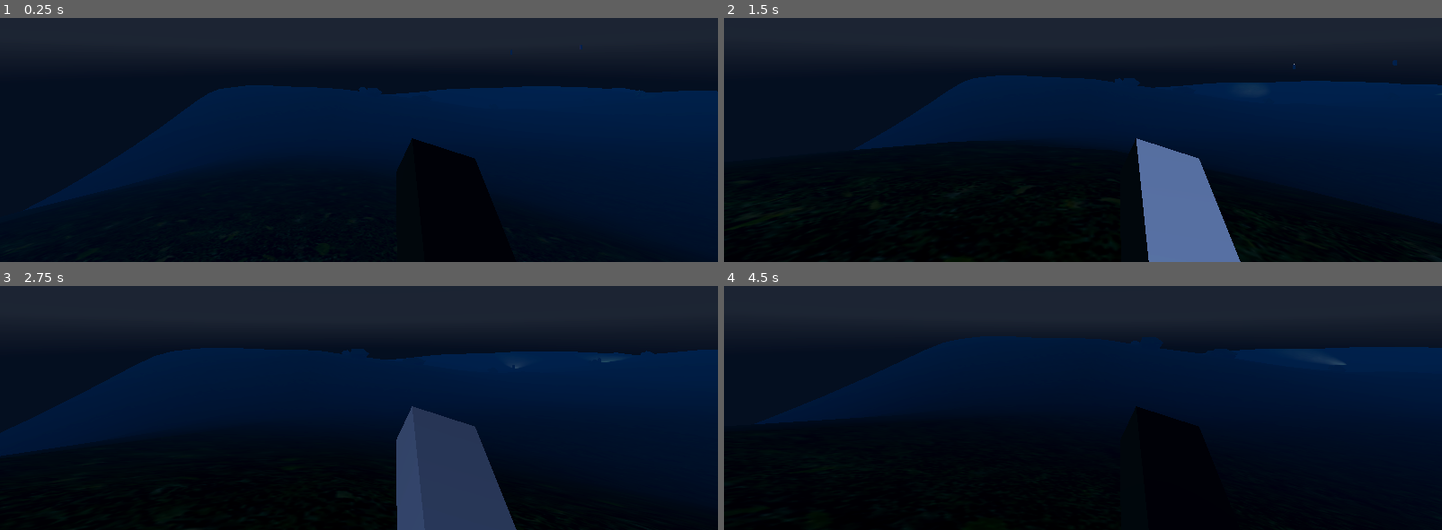
Above: before the commit, frames 1-4 (two rows, left to right).
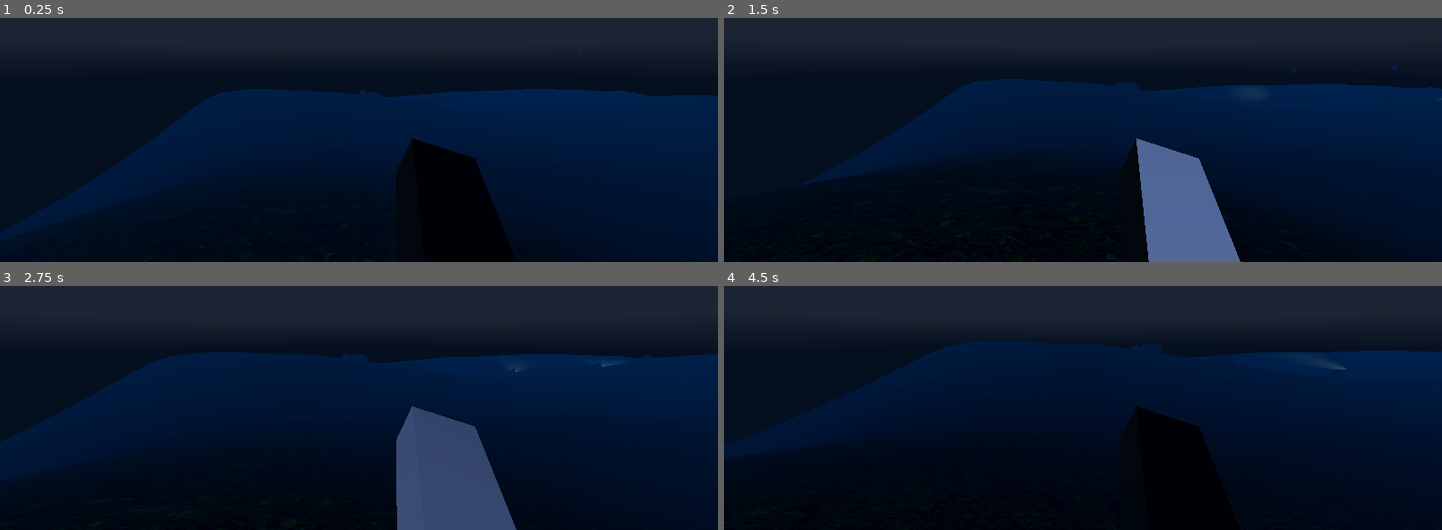
Above: after the commit, the same moments.

Repository: ChrisY03/gavinwadenew
Game: Godot game, scene res://Scenes/ChrisScene.tscn
Same seed, same stepped clock (60 frames per second), same inputs: the game is played once before the commit and once after it. A sky picture missing from this copy of the repository is replaced by a grey-blue gradient.
Inputs (mouse positions are in pixels of both pictures, inside the frame that each line leads up to):
- Up to frame 1 (0.25 s): no input
- Up to frame 2 (1.5 s): move the mouse to (1118, 59) at 0.52 s; hold W (move_forward) from 0.53 s (still down); tap E (whistle, bound only after the commit) at 0.6, 1.35 s; tap Space (jump) at 0.77 s; move the mouse to (1047, 61) at 1.27 s
- Up to frame 3 (2.75 s): keep holding W (move_forward); tap Space (jump) at 1.52 s; move the mouse to (373, 322) at 2.02 s; tap E (whistle, bound only after the commit) at 2.1 s
- Up to frame 4 (4.5 s): keep holding W (move_forward); move the mouse to (1075, 334) at 2.77 s; tap E (whistle, bound only after the commit) at 2.85, 3.6, 4.35 s; tap Space (jump) at 3.02, 3.77 s; move the mouse to (1133, 332) at 3.52 s; move the mouse to (1025, 322) at 4.27 s

The runs differ from the first frame. In frame 1, 2.7% of the frame differs, in the area x 0-100%, y 11-92%; in frame 2, 3.9%, in the area x 9-100%, y 17-95%; in frame 3, 3.3%; in frame 4, 3.3%.
Error after the commit: Invalid call. Nonexistent function 'bump_heat' in base 'Node (sectorizer.gd)'. (res://scripts/AIDirector.gd:44)

Commit message:
Add player concealment and noise systems
Introduces PlayerConcealment and PlayerNoise scripts to handle player visibility and sound generation. Concealment areas are added to bush assets, and input actions for sprinting and whistling are configured. GuardController and AIDirector are updated to respond to noise events, supporting stealth gameplay mechanics.

Diff:
--- /dev/null
+++ b/ai_demo/assets/PlayerConcealment.gd
@@ -0,0 +1,16 @@
+# PlayerConcealment.gd (attach to player root)
+extends Node3D
+
+var concealment_stack: int = 0
+var concealment_factor: float = 0.0   # 0.0 = none, 1.0 = fully concealed
+var _factors: Array[float] = []
+
+func enter_concealment(f: float) -> void:
+	_factors.append(f)
+	concealment_stack += 1
+	concealment_factor = _factors.max() if _factors.size() > 0 else 0.0
+
+func exit_concealment(f: float) -> void:
+	_factors.erase(f)
+	concealment_stack = max(0, concealment_stack - 1)
+	concealment_factor = _factors.max() if _factors.size() > 0 else 0.0
--- a/ai_demo/assets/bush.tscn
+++ b/ai_demo/assets/bush.tscn
@@ -1,6 +1,7 @@
-[gd_scene load_steps=4 format=3 uid="uid://ds1tf50mh0sxp"]
+[gd_scene load_steps=6 format=3 uid="uid://ds1tf50mh0sxp"]
 
 [ext_resource type="Texture2D" uid="uid://dc7crcuj4knam" path="res://assets/PSX_Seamless_WildForestGrass_128px.png" id="1_ntfhk"]
+[ext_resource type="Script" uid="uid://cmyrg4byefa1q" path="res://scripts/ConcealmentArea.gd" id="2_plhp5"]
 
 [sub_resource type="StandardMaterial3D" id="StandardMaterial3D_iq27n"]
 albedo_texture = ExtResource("1_ntfhk")
@@ -8,12 +9,10 @@
 [sub_resource type="BoxMesh" id="BoxMesh_xlu8g"]
 size = Vector3(2, 2, 1.5)
 
-[node name="Bush" type="Node3D"]
+[sub_resource type="BoxShape3D" id="BoxShape3D_brejn"]
+size = Vector3(3.118927, 1.8134766, 2.779541)
 
-[node name="MeshInstance3D" type="MeshInstance3D" parent="."]
-transform = Transform3D(0.365956, 0.279238, -0.887751, -0.606613, 0.794997, 0, 0.70576, 0.538521, 0.460324, 0, 0.155569, 0)
-material_overlay = SubResource("StandardMaterial3D_iq27n")
-mesh = SubResource("BoxMesh_xlu8g")
+[node name="Bush" type="Node3D" groups=["concel"]]
 
 [node name="MeshInstance3D4" type="MeshInstance3D" parent="."]
 transform = Transform3D(0.447393, 0.127685, -1.30093, -0.42718, 0.431449, 0.207969, 1.0569, 0.120333, 0.634749, 0, 0.155569, -0.795265)
@@ -29,3 +28,20 @@
 transform = Transform3D(-0.588033, -0.517442, -0.86678, -0.923012, -0.0206659, 0.704299, -0.323421, 0.999776, -0.434051, 0.165118, 0.110766, -0.484125)
 material_overlay = SubResource("StandardMaterial3D_iq27n")
 mesh = SubResource("BoxMesh_xlu8g")
+
+[node name="MeshInstance3D" type="MeshInstance3D" parent="."]
+transform = Transform3D(0.365956, 0.279238, -0.887751, -0.606613, 0.794997, 0, 0.70576, 0.538521, 0.460324, 0, 0.155569, 0)
+material_overlay = SubResource("StandardMaterial3D_iq27n")
+mesh = SubResource("BoxMesh_xlu8g")
+
+[node name="Area3D" type="Area3D" parent="." groups=["concel"]]
+transform = Transform3D(1, -1.4901161e-08, 2.9802322e-08, -2.9802322e-08, 1, 0, 0, -5.9604645e-08, 1.0000001, 0, -1.4901161e-08, 7.450581e-09)
+collision_layer = 128
+script = ExtResource("2_plhp5")
+
+[node name="CollisionShape3D" type="CollisionShape3D" parent="Area3D"]
+transform = Transform3D(1, -2.1175824e-22, 0, 0, 1, 0, 0, 0, 1, 0.40376282, 0.5864258, -0.8897704)
+shape = SubResource("BoxShape3D_brejn")
+
+[connection signal="area_entered" from="Area3D" to="Area3D" method="_on_area_entered"]
+[connection signal="area_exited" from="Area3D" to="Area3D" method="_on_area_exited"]
--- a/ai_demo/assets/guard.tscn
+++ b/ai_demo/assets/guard.tscn
@@ -57,6 +57,12 @@
 transform = Transform3D(1, 0, 0, 0, 1, 0, 0, 0, 1, 0, 0.596743, -0.936384)
 script = ExtResource("3_agl3b")
 
+[node name="Sign" type="Label3D" parent="Facing"]
+transform = Transform3D(1, 0, 0, 0, 1, 0, 0, 0, 1, 0, 1.3783088, 0)
+billboard = 1
+font_size = 96
+outline_size = 2
+
 [node name="Perception" type="Node3D" parent="."]
 script = ExtResource("3_lngpj")
 
--- a/ai_demo/assets/player.tscn
+++ b/ai_demo/assets/player.tscn
@@ -1,6 +1,8 @@
-[gd_scene load_steps=4 format=3 uid="uid://dts1rqcw4f4af"]
+[gd_scene load_steps=6 format=3 uid="uid://dts1rqcw4f4af"]
 
+[ext_resource type="Script" uid="uid://7avtnjfcwo82" path="res://assets/PlayerConcealment.gd" id="1_674bt"]
 [ext_resource type="Script" uid="uid://bfbthps3w0mrr" path="res://scripts/player_move.gd" id="1_lq7p7"]
+[ext_resource type="Script" uid="uid://x64ww5obhtjh" path="res://scripts/PlayerNoise.gd" id="3_insbl"]
 
 [sub_resource type="CapsuleShape3D" id="CapsuleShape3D_p3dfa"]
 radius = 0.338273
@@ -9,18 +11,17 @@
 [sub_resource type="BoxMesh" id="BoxMesh_d2t03"]
 
 [node name="Player" type="Node3D"]
-transform = Transform3D(1, 0, 0, 0, 1, 0, 0, 0, 1, 0, 0.703144, 0)
+script = ExtResource("1_674bt")
 
 [node name="CharacterBody3D" type="CharacterBody3D" parent="."]
 motion_mode = 1
 script = ExtResource("1_lq7p7")
-eye_height = 0.0
 
 [node name="CollisionShape3D" type="CollisionShape3D" parent="CharacterBody3D"]
 shape = SubResource("CapsuleShape3D_p3dfa")
 
 [node name="Yaw" type="Node3D" parent="CharacterBody3D"]
-transform = Transform3D(1, 0, 0, 0, 1, 0, 0, 0, 1, 0, 0.352988, 0)
+transform = Transform3D(1, 0, 0, 0, 1, 0, 0, 0, 1, 0, 0.23988414, 0)
 
 [node name="Pitch" type="Node3D" parent="CharacterBody3D/Yaw"]
 
@@ -30,3 +31,7 @@
 transform = Transform3D(0.145348, 0.0314287, -0.0527298, -0.0469181, 0.0973632, -0.163352, 0, 0.0427322, 0.410972, 0.153237, -0.333401, -0.433792)
 mesh = SubResource("BoxMesh_d2t03")
 skeleton = NodePath("../../../../..")
+
+[node name="PlayerNoise" type="Node3D" parent="." node_paths=PackedStringArray("player_body")]
+script = ExtResource("3_insbl")
+player_body = NodePath("../CharacterBody3D")
--- a/ai_demo/assets/wide_bush.tscn
+++ b/ai_demo/assets/wide_bush.tscn
@@ -2,7 +2,7 @@
 
 [ext_resource type="PackedScene" uid="uid://ds1tf50mh0sxp" path="res://assets/bush.tscn" id="1_8qbjm"]
 
-[node name="Wide Bush" type="Node3D"]
+[node name="Wide Bush" type="Node3D" groups=["concel"]]
 
 [node name="Bush" parent="." instance=ExtResource("1_8qbjm")]
 transform = Transform3D(2.3, 0, 0, 0, 1.2, 0, 0, 0, 1.2, 0, 0, 0)
--- a/ai_demo/project.godot
+++ b/ai_demo/project.godot
@@ -38,6 +38,7 @@
 
 player=""
 guards=""
+concel=""
 
 [input]
 
@@ -61,7 +62,7 @@
 "events": [Object(InputEventKey,"resource_local_to_scene":false,"resource_name":"","device":-1,"window_id":0,"alt_press …(191 unchanged characters)…
 ]
 }
-interact={
+whistle={
 "deadzone": 0.5,
 "events": [Object(InputEventKey,"resource_local_to_scene":false,"resource_name":"","device":-1,"window_id":0,"alt_press …(192 unchanged characters)…
 ]
@@ -71,6 +72,11 @@
 "events": [Object(InputEventKey,"resource_local_to_scene":false,"resource_name":"","device":-1,"window_id":0,"alt_press …(191 unchanged characters)…
 ]
 }
+sprint={
+"deadzone": 0.2,
+"events": [Object(InputEventKey,"resource_local_to_scene":false,"resource_name":"","device":-1,"window_id":0,"alt_pressed":false,"shift_pressed":true,"ctrl_pressed":false,"meta_pressed":false,"pressed":false,"keycode":0,"physical_keycode":87,"key_label":0,"unicode":119,"location":0,"echo":false,"script":null)
+]
+}
 
 [physics]
 
--- a/ai_demo/scripts/AIDirector.gd
+++ b/ai_demo/scripts/AIDirector.gd
@@ -39,6 +39,9 @@
 			w = 0.4
 		_:
 			w = 0.5
+	if kind == "noise":
+		if sid != -1:
+			Sector.bump_heat(sid, weight)
 
 	sector_heat[sid] += w * weight
 
--- /dev/null
+++ b/ai_demo/scripts/ConcealmentArea.gd
@@ -0,0 +1,25 @@
+# ConcealmentArea.gd (attach to each Area3D)
+extends Area3D
+@export_range(0.0, 1.0) var factor: float = 0.6  # how strong the concealment is
+
+func _ready() -> void:
+	monitoring = true
+	monitorable = true
+
+func _on_body_entered(body: Node) -> void:
+	if body.is_in_group("player"):
+		if "enter_concealment" in body:
+			body.enter_concealment(factor)
+
+func _on_body_exited(body: Node) -> void:
+	if body.is_in_group("player"):
+		if "exit_concealment" in body:
+			body.exit_concealment(factor)
+
+
+func _on_area_entered(area: Area3D) -> void:
+	pass # Replace with function body.
+
+
+func _on_area_exited(area: Area3D) -> void:
+	pass # Replace with function body.
--- a/ai_demo/scripts/GuardController.gd
+++ b/ai_demo/scripts/GuardController.gd
@@ -12,6 +12,8 @@
 @onready var perception = $Perception
 @onready var tasks = $TaskRunner
 @onready var label: Label3D = $Facing/Label3D
+@onready var sign_node: Label3D = $Facing/Sign
+
 
 var patrol_points: Array[Vector3] = []
 var patrol_idx := 0
--- /dev/null
+++ b/ai_demo/scripts/PlayerNoise.gd
@@ -0,0 +1,26 @@
+# PlayerNoise.gd  (attach to a Node3D; set player_body in the Inspector)
+extends Node3D
+
+@export var player_body: CharacterBody3D
+
+var _was_on_floor: bool = false
+var _sprint_heartbeat: float = 0.0
+
+func _physics_process(delta: float) -> void:
+	if player_body == null:
+		return
+
+	var on_floor: bool = player_body.is_on_floor()
+	if (not _was_on_floor) and on_floor:
+		Director.push_event("noise", player_body.global_transform.origin, 0.8)
+	_was_on_floor = on_floor
+
+	var sprinting: bool = Input.is_action_pressed("sprint")
+	if sprinting:
+		_sprint_heartbeat -= delta
+		if _sprint_heartbeat <= 0.0:
+			Director.push_event("noise", player_body.global_transform.origin, 0.25)
+			_sprint_heartbeat = 0.4
+
+	if Input.is_action_just_pressed("whistle"):
+		Director.push_event("noise", player_body.global_transform.origin, 1.0)
Not shown, added: ai_demo/assets/PlayerConcealment.gd.uid
Not shown, added: ai_demo/scripts/ConcealmentArea.gd.uid
Not shown, added: ai_demo/scripts/PlayerNoise.gd.uid
